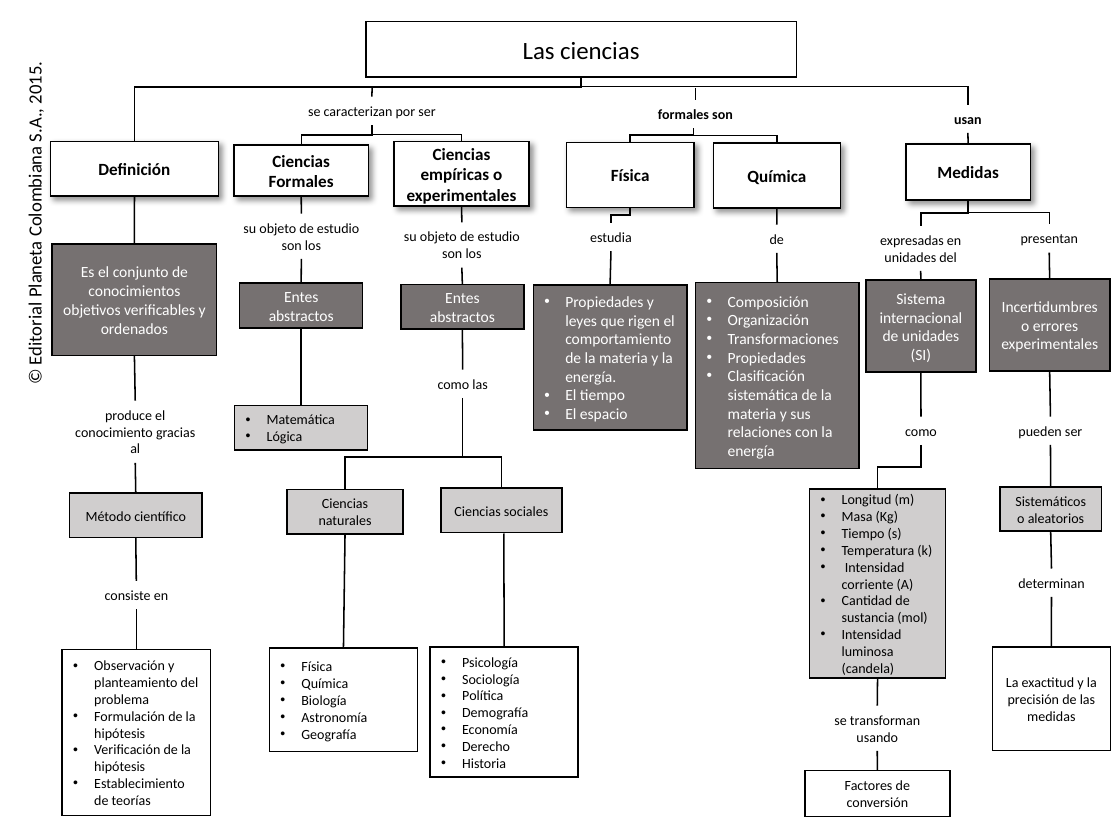
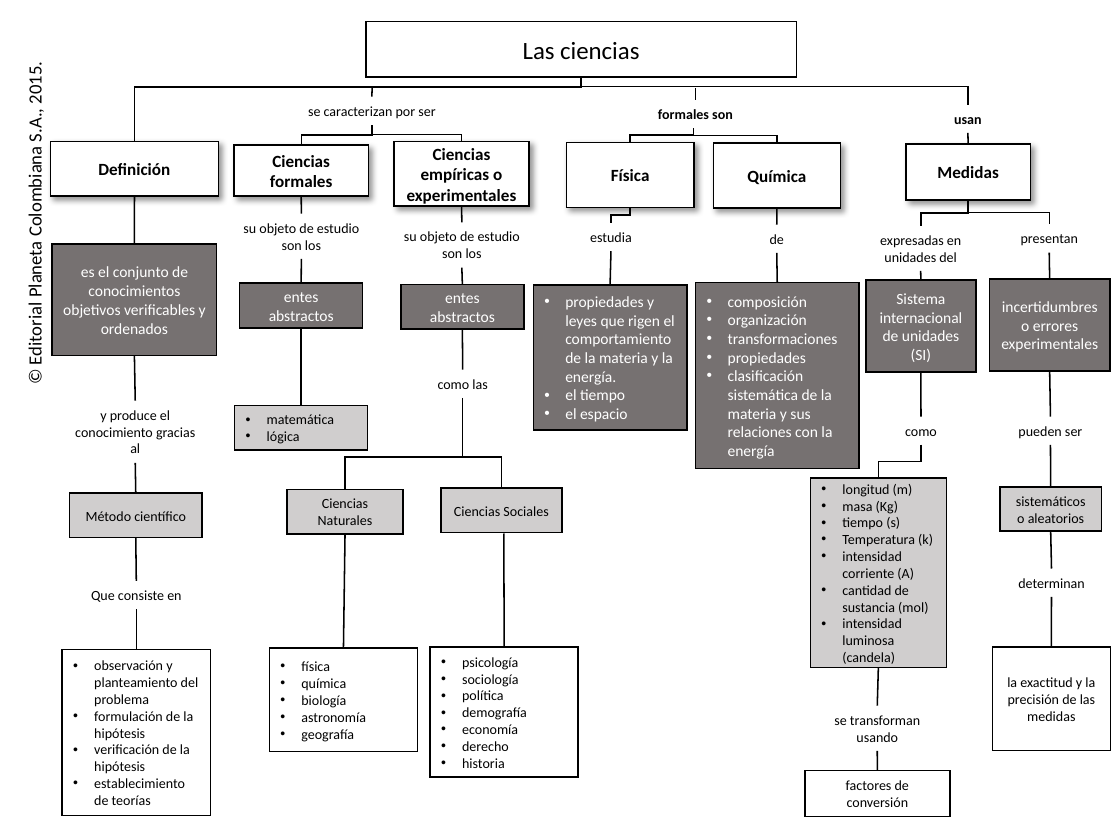
Before and after one commit to AulaPlanetaColombia/CienciasNaturales, a slide deck: slide 1 of fuentes/contenidos/grado10/guion01/CN_10_01.pptx. Drawn at 1120x840 pixels with LibreOffice and Linux fonts; fonts in the diff are those of the drawing; background and template pictures are left out. Boxes give left, top, right and bottom in pixels: in the first picture for what was removed or moved away, otherwise in the second. Text is boxed around its words. In the diff, an @@ line names an element or a change of style, - is before the commit and + after.

```diff
--- a/fuentes/contenidos/grado10/guion01/CN_10_01.pptx
+++ b/fuentes/contenidos/grado10/guion01/CN_10_01.pptx
@@ text in rectangle at [270,155,332,187]: text changed @@
-Ciencias Formales
+Ciencias formales
@@ text in rectangle at [63,266,206,334]: text changed @@
-Es el conjunto de conocimientos objetivos verificables y ordenados
+es el conjunto de conocimientos objetivos verificables y ordenados
@@ text in rectangle at [269,292,334,321]: text changed @@
-Entes abstractos
+entes abstractos
@@ text in rectangle at [430,293,495,322]: text changed @@
-Entes abstractos
+entes abstractos
@@ text in rectangle at [565,296,675,422]: text changed @@
-• Propiedades y leyes que rigen el comportamiento de la materia y la energía.
-• El tiempo
-• El espacio
+• propiedades y leyes que rigen el comportamiento de la materia y la energía.
+• el tiempo
+• el espacio
@@ text in rectangle at [728,296,838,459]: text changed @@
-• Composición
-• Organización
-• Transformaciones
-• Propiedades
-• Clasificación sistemática de la materia y sus relaciones con la energía
+• composición
+• organización
+• transformaciones
+• propiedades
+• clasificación sistemática de la materia y sus relaciones con la energía
@@ text in rectangle at [1001,301,1098,352]: text changed @@
-Incertidumbres o errores experimentales
+incertidumbres o errores experimentales
@@ text at [75,410,195,453]: text changed @@
-produce el conocimiento gracias al
+y produce el conocimiento gracias al
@@ text in rectangle at [267,414,334,444]: text changed @@
-• Matemática
-• Lógica
+• matemática
+• lógica
@@ elbow line moved from (921, 445) - (878, 488) to (921, 445) - (878, 478) @@
@@ rectangle "longitud (m)": place and size @@
-rectangle "longitud (m)" at [810,488,945,678]
+rectangle "longitud (m)" at [811,478,946,668]
@@ text in rectangle at [318,498,373,525]: text changed @@
-Ciencias naturales
+Ciencias Naturales
@@ text in rectangle at [454,506,548,516]: text changed @@
-Ciencias sociales
+Ciencias Sociales
@@ text in rectangle at [842,484,913,530]: text changed @@
-• Longitud (m)
-• Masa (Kg)
-• Tiempo (s)
+• longitud (m)
+• masa (Kg)
+• tiempo (s)
@@ text in rectangle at [1016,496,1086,523]: text changed @@
-Sistemáticos o aleatorios
+sistemáticos o aleatorios
@@ text in rectangle at [842,551,928,664]: text changed @@
-• Intensidad corriente (A)
-• Cantidad de sustancia (mol)
-• Intensidad luminosa (candela)
+• intensidad corriente (A)
+• cantidad de sustancia (mol)
+• intensidad luminosa (candela)
@@ text at [91,590,181,602]: text changed @@
-consiste en
+Que consiste en
@@ text in rectangle at [462,657,527,768]: text changed @@
-• Psicología
-• Sociología
-• Política
-• Demografía
-• Economía
-• Derecho
-• Historia
+• psicología
+• sociología
+• política
+• demografía
+• economía
+• derecho
+• historia
@@ text in rectangle at [94,660,199,805]: text changed @@
-• Observación y planteamiento del problema
-• Formulación de la hipótesis
-• Verificación de la hipótesis
-• Establecimiento de teorías
+• observación y planteamiento del problema
+• formulación de la hipótesis
+• verificación de la hipótesis
+• establecimiento de teorías
@@ text in rectangle at [301,661,366,742]: text changed @@
-• Física
-• Química
-• Biología
-• Astronomía
-• Geografía
+• física
+• química
+• biología
+• astronomía
+• geografía
@@ line moved from (878, 679) - (877, 706) to (878, 668) - (877, 706) @@
@@ text in rectangle at [1007,677,1095,721]: text changed @@
-La exactitud y la precisión de las medidas
+la exactitud y la precisión de las medidas
@@ text in rectangle at [846,780,909,807]: text changed @@
-Factores de conversión
+factores de conversión
```
Also in this commit, not shown: 13 other files.
